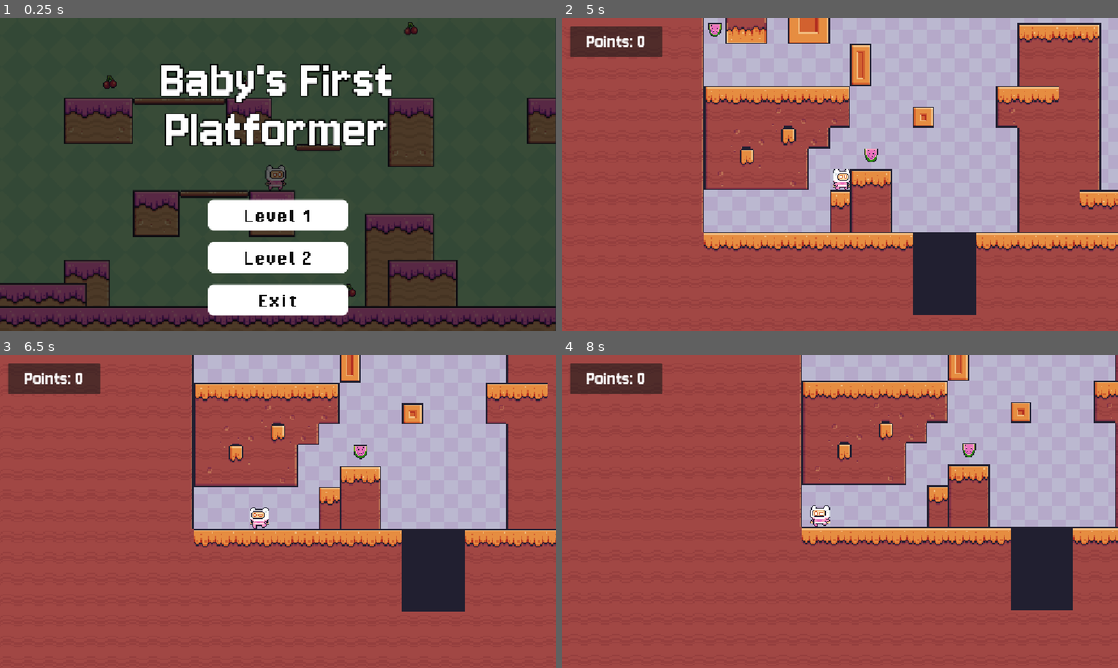
Above: before the commit, frames 1-4 (two rows, left to right).
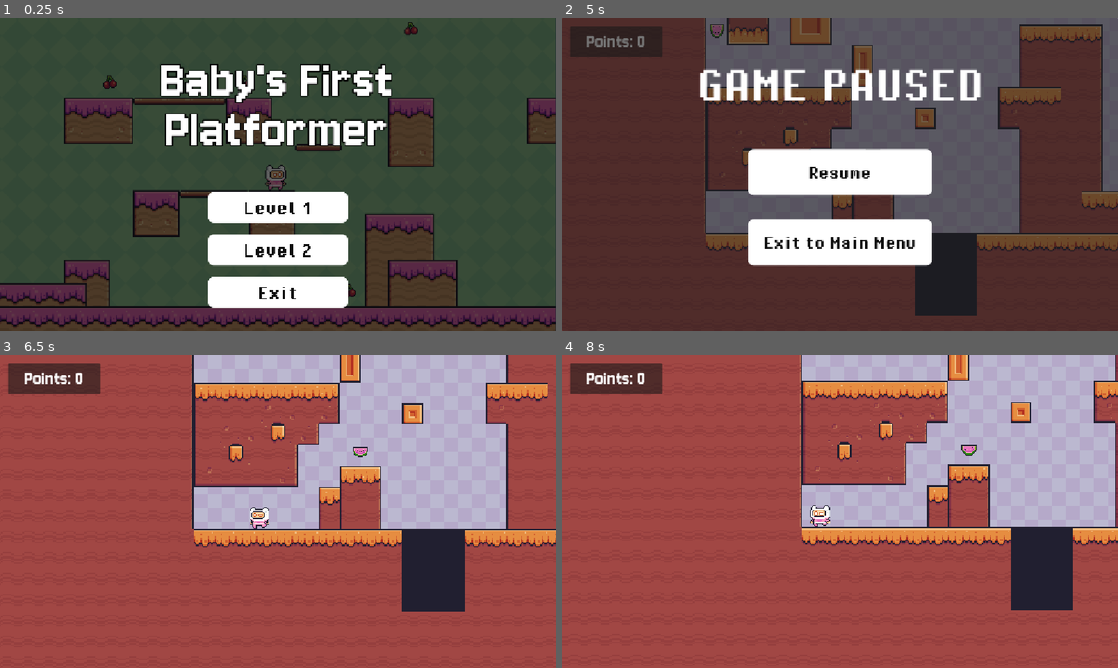
Above: after the commit, the same moments.

Repository: hanazzz/2d-platformer-game
Game: Godot game, scene res://scenes/menu/main_menu.tscn
Same seed, same stepped clock (60 frames per second), same inputs: the game is played once before the commit and once after it.
Inputs (mouse positions are in pixels of both pictures, inside the frame that each line leads up to):
- Up to frame 1 (0.25 s): no input
- Up to frame 2 (5 s): click "Level 2" at 0.5 s; hold Right (right) 1.28-2.78 s; tap Space (jump) at 1.52, 2.27, 3.77, 4.52 s; hold Left (left) 2.78-3.53 s; hold Right (right) from 3.53 s (still down); tap Escape (pause, bound only after the commit) at 4.9 s
- Up to frame 3 (6.5 s): release Right (right) at 5 s; click (278, 508) at 5 s, where only the run after the commit has a clickable "Resume"; hold Left (left) from 5.78 s (still down); tap Space (jump) at 6.02 s
- Up to frame 4 (8 s): release Left (left) at 6.53 s; hold Right (right) 6.53-7.28 s; hold Left (left) from 7.28 s (still down); tap Space (jump) at 7.52 s

The runs differ from the first frame. In frame 1, 4.6% of the frame differs, in the area x 37-63%, y 55-96%; in frame 2, 97%, in the area x 0-100%, y 0-100%; in frame 3, less than 0.1%; in frame 4, less than 0.1%.

Commit message:
Add pause menu logic and UI

Diff:
--- a/project.godot
+++ b/project.godot
@@ -53,6 +53,12 @@
 , Object(InputEventJoypadButton,"resource_local_to_scene":false,"resource_name":"","device":-1,"button_index":11,"pressure":0.0,"pressed":false,"script":null)
 ]
 }
+pause={
+"deadzone": 0.2,
+"events": [Object(InputEventKey,"resource_local_to_scene":false,"resource_name":"","device":-1,"window_id":0,"alt_pressed":false,"shift_pressed":false,"ctrl_pressed":false,"meta_pressed":false,"pressed":false,"keycode":0,"physical_keycode":4194305,"key_label":0,"unicode":0,"location":0,"echo":false,"script":null)
+, Object(InputEventJoypadButton,"resource_local_to_scene":false,"resource_name":"","device":-1,"button_index":6,"pressure":0.0,"pressed":false,"script":null)
+]
+}
 
 [physics]
 
--- a/scenes/levels/level1.tscn
+++ b/scenes/levels/level1.tscn
@@ -10,6 +10,8 @@
 [ext_resource type="PackedScene" uid="uid://sbxq1xbti2sh" path="res://scenes/game_objects/enemy_mushroom.tscn" id="7_d3jkd"]
 [ext_resource type="FontFile" uid="uid://bn0212nw3j40m" path="res://assets/menu/Jersey10-Regular.ttf" id="8_bbk5w"]
 [ext_resource type="Texture2D" uid="uid://04iomadu77a4" path="res://assets/game_elements/heart_health.png" id="9_conm7"]
+[ext_resource type="Script" uid="uid://ct47vjmb45rhm" path="res://scenes/levels/pause.gd" id="11_nfihu"]
+[ext_resource type="FontFile" uid="uid://bfm4pdj6ogqh0" path="res://assets/menu/PixelOperator-Bold.ttf" id="11_nkeig"]
 
 [sub_resource type="TileSetAtlasSource" id="TileSetAtlasSource_bbk5w"]
 texture = ExtResource("2_h2yge")
@@ -188,6 +190,36 @@
 atlas = ExtResource("9_conm7")
 region = Rect2(0, 0, 8, 8)
 
+[sub_resource type="StyleBoxFlat" id="StyleBoxFlat_nfihu"]
+bg_color = Color(1, 1, 1, 1)
+corner_radius_top_left = 12
+corner_radius_top_right = 12
+corner_radius_bottom_right = 12
+corner_radius_bottom_left = 12
+
+[sub_resource type="StyleBoxFlat" id="StyleBoxFlat_lgguw"]
+bg_color = Color(0.14044744, 0.14044744, 0.14044744, 1)
+corner_radius_top_left = 12
+corner_radius_top_right = 12
+corner_radius_bottom_right = 12
+corner_radius_bottom_left = 12
+
+[sub_resource type="StyleBoxFlat" id="StyleBoxFlat_jprdt"]
+bg_color = Color(0.88235295, 0.88235295, 0.88235295, 0.8627451)
+corner_radius_top_left = 12
+corner_radius_top_right = 12
+corner_radius_bottom_right = 12
+corner_radius_bottom_left = 12
+
+[sub_resource type="StyleBoxEmpty" id="StyleBoxEmpty_ps2vj"]
+
+[sub_resource type="StyleBoxFlat" id="StyleBoxFlat_sbmf2"]
+bg_color = Color(1, 1, 1, 1)
+corner_radius_top_left = 12
+corner_radius_top_right = 12
+corner_radius_bottom_right = 12
+corner_radius_bottom_left = 12
+
 [node name="Node" type="Node"]
 
 [node name="SceneObjects" type="Node" parent="."]
@@ -331,3 +363,79 @@
 layout_mode = 2
 texture = SubResource("AtlasTexture_d3jkd")
 expand_mode = 2
+
+[node name="Pause" type="Node" parent="UI"]
+script = ExtResource("11_nfihu")
+
+[node name="PauseMenu" type="Panel" parent="UI/Pause"]
+unique_name_in_owner = true
+visible = false
+anchors_preset = 15
+anchor_right = 1.0
+anchor_bottom = 1.0
+grow_horizontal = 2
+grow_vertical = 2
+
+[node name="GamePaused" type="Label" parent="UI/Pause/PauseMenu"]
+layout_mode = 1
+anchors_preset = 5
+anchor_left = 0.5
+anchor_right = 0.5
+offset_left = -202.5
+offset_top = 80.0
+offset_right = 202.5
+offset_bottom = 159.0
+grow_horizontal = 2
+theme_override_fonts/font = ExtResource("11_nkeig")
+theme_override_font_sizes/font_size = 112
+text = "GAME PAUSED"
+horizontal_alignment = 1
+vertical_alignment = 1
+
+[node name="VBoxContainer" type="VBoxContainer" parent="UI/Pause/PauseMenu"]
+layout_mode = 1
+anchors_preset = 8
+anchor_left = 0.5
+anchor_top = 0.5
+anchor_right = 0.5
+anchor_bottom = 0.5
+offset_left = -191.125
+offset_top = -52.0
+offset_right = 191.125
+offset_bottom = 188.0
+grow_horizontal = 2
+grow_vertical = 2
+theme_override_constants/separation = 50
+
+[node name="Resume" type="Button" parent="UI/Pause/PauseMenu/VBoxContainer"]
+process_mode = 3
+texture_filter = 1
+layout_mode = 2
+size_flags_vertical = 3
+theme_override_colors/font_color = Color(0.056291595, 0.056291595, 0.05629161, 1)
+theme_override_colors/font_hover_color = Color(0, 0, 0, 1)
+theme_override_fonts/font = ExtResource("11_nkeig")
+theme_override_font_sizes/font_size = 42
+theme_override_styles/normal = SubResource("StyleBoxFlat_nfihu")
+theme_override_styles/pressed = SubResource("StyleBoxFlat_lgguw")
+theme_override_styles/hover = SubResource("StyleBoxFlat_jprdt")
+theme_override_styles/focus = SubResource("StyleBoxEmpty_ps2vj")
+text = "Resume"
+
+[node name="ExitToMenu" type="Button" parent="UI/Pause/PauseMenu/VBoxContainer"]
+process_mode = 3
+texture_filter = 1
+layout_mode = 2
+size_flags_vertical = 3
+theme_override_colors/font_color = Color(0.056291595, 0.056291595, 0.05629161, 1)
+theme_override_colors/font_hover_color = Color(0, 0, 0, 1)
+theme_override_fonts/font = ExtResource("11_nkeig")
+theme_override_font_sizes/font_size = 42
+theme_override_styles/normal = SubResource("StyleBoxFlat_sbmf2")
+theme_override_styles/pressed = SubResource("StyleBoxFlat_lgguw")
+theme_override_styles/hover = SubResource("StyleBoxFlat_jprdt")
+theme_override_styles/focus = SubResource("StyleBoxEmpty_ps2vj")
+text = "Exit to Main Menu"
+
+[connection signal="pressed" from="UI/Pause/PauseMenu/VBoxContainer/Resume" to="UI/Pause" method="_on_resume_pressed"]
+[connection signal="pressed" from="UI/Pause/PauseMenu/VBoxContainer/ExitToMenu" to="UI/Pause" method="_on_exit_to_menu_pressed"]
--- a/scenes/levels/level2.tscn
+++ b/scenes/levels/level2.tscn
@@ -10,6 +10,8 @@
 [ext_resource type="Script" uid="uid://l00pnkmdjo74" path="res://scenes/game_objects/fall_area.gd" id="8_sqrei"]
 [ext_resource type="Script" uid="uid://c0c7mmwrubhnu" path="res://scenes/levels/game_manager.gd" id="9_yhrca"]
 [ext_resource type="FontFile" uid="uid://bn0212nw3j40m" path="res://assets/menu/Jersey10-Regular.ttf" id="10_4eecq"]
+[ext_resource type="Script" uid="uid://ct47vjmb45rhm" path="res://scenes/levels/pause.gd" id="11_8i1lk"]
+[ext_resource type="FontFile" uid="uid://bfm4pdj6ogqh0" path="res://assets/menu/PixelOperator-Bold.ttf" id="12_hgky1"]
 
 [sub_resource type="TileSetAtlasSource" id="TileSetAtlasSource_1bvp3"]
 texture = ExtResource("2_gycjm")
@@ -223,6 +225,36 @@
 
 [sub_resource type="WorldBoundaryShape2D" id="WorldBoundaryShape2D_76toy"]
 
+[sub_resource type="StyleBoxFlat" id="StyleBoxFlat_b4tpv"]
+bg_color = Color(1, 1, 1, 1)
+corner_radius_top_left = 12
+corner_radius_top_right = 12
+corner_radius_bottom_right = 12
+corner_radius_bottom_left = 12
+
+[sub_resource type="StyleBoxFlat" id="StyleBoxFlat_hkuam"]
+bg_color = Color(0.14044744, 0.14044744, 0.14044744, 1)
+corner_radius_top_left = 12
+corner_radius_top_right = 12
+corner_radius_bottom_right = 12
+corner_radius_bottom_left = 12
+
+[sub_resource type="StyleBoxFlat" id="StyleBoxFlat_f3b2k"]
+bg_color = Color(0.88235295, 0.88235295, 0.88235295, 0.8627451)
+corner_radius_top_left = 12
+corner_radius_top_right = 12
+corner_radius_bottom_right = 12
+corner_radius_bottom_left = 12
+
+[sub_resource type="StyleBoxEmpty" id="StyleBoxEmpty_sqrei"]
+
+[sub_resource type="StyleBoxFlat" id="StyleBoxFlat_yhrca"]
+bg_color = Color(1, 1, 1, 1)
+corner_radius_top_left = 12
+corner_radius_top_right = 12
+corner_radius_bottom_right = 12
+corner_radius_bottom_left = 12
+
 [node name="Node" type="Node"]
 
 [node name="SceneObjects" type="Node" parent="."]
@@ -315,4 +347,79 @@
 horizontal_alignment = 1
 vertical_alignment = 1
 
+[node name="Pause" type="Node" parent="UI"]
+script = ExtResource("11_8i1lk")
+
+[node name="PauseMenu" type="Panel" parent="UI/Pause"]
+unique_name_in_owner = true
+visible = false
+anchors_preset = 15
+anchor_right = 1.0
+anchor_bottom = 1.0
+grow_horizontal = 2
+grow_vertical = 2
+
+[node name="GamePaused" type="Label" parent="UI/Pause/PauseMenu"]
+layout_mode = 1
+anchors_preset = 5
+anchor_left = 0.5
+anchor_right = 0.5
+offset_left = -202.5
+offset_top = 80.0
+offset_right = 202.5
+offset_bottom = 159.0
+grow_horizontal = 2
+theme_override_fonts/font = ExtResource("12_hgky1")
+theme_override_font_sizes/font_size = 112
+text = "GAME PAUSED"
+horizontal_alignment = 1
+vertical_alignment = 1
+
+[node name="VBoxContainer" type="VBoxContainer" parent="UI/Pause/PauseMenu"]
+layout_mode = 1
+anchors_preset = 8
+anchor_left = 0.5
+anchor_top = 0.5
+anchor_right = 0.5
+anchor_bottom = 0.5
+offset_left = -191.125
+offset_top = -52.0
+offset_right = 191.125
+offset_bottom = 188.0
+grow_horizontal = 2
+grow_vertical = 2
+theme_override_constants/separation = 50
+
+[node name="Resume" type="Button" parent="UI/Pause/PauseMenu/VBoxContainer"]
+process_mode = 3
+texture_filter = 1
+layout_mode = 2
+size_flags_vertical = 3
+theme_override_colors/font_color = Color(0.056291595, 0.056291595, 0.05629161, 1)
+theme_override_colors/font_hover_color = Color(0, 0, 0, 1)
+theme_override_fonts/font = ExtResource("12_hgky1")
+theme_override_font_sizes/font_size = 42
+theme_override_styles/normal = SubResource("StyleBoxFlat_b4tpv")
+theme_override_styles/pressed = SubResource("StyleBoxFlat_hkuam")
+theme_override_styles/hover = SubResource("StyleBoxFlat_f3b2k")
+theme_override_styles/focus = SubResource("StyleBoxEmpty_sqrei")
+text = "Resume"
+
+[node name="ExitToMenu" type="Button" parent="UI/Pause/PauseMenu/VBoxContainer"]
+process_mode = 3
+texture_filter = 1
+layout_mode = 2
+size_flags_vertical = 3
+theme_override_colors/font_color = Color(0.056291595, 0.056291595, 0.05629161, 1)
+theme_override_colors/font_hover_color = Color(0, 0, 0, 1)
+theme_override_fonts/font = ExtResource("12_hgky1")
+theme_override_font_sizes/font_size = 42
+theme_override_styles/normal = SubResource("StyleBoxFlat_yhrca")
+theme_override_styles/pressed = SubResource("StyleBoxFlat_hkuam")
+theme_override_styles/hover = SubResource("StyleBoxFlat_f3b2k")
+theme_override_styles/focus = SubResource("StyleBoxEmpty_sqrei")
+text = "Exit to Main Menu"
+
 [connection signal="body_entered" from="SceneObjects/FallArea" to="SceneObjects/FallArea" method="_on_body_entered"]
+[connection signal="pressed" from="UI/Pause/PauseMenu/VBoxContainer/Resume" to="UI/Pause" method="_on_resume_pressed"]
+[connection signal="pressed" from="UI/Pause/PauseMenu/VBoxContainer/ExitToMenu" to="UI/Pause" method="_on_exit_to_menu_pressed"]
--- /dev/null
+++ b/scenes/levels/pause.gd
@@ -0,0 +1,28 @@
+extends Node
+
+@onready var pause_menu: Panel = %PauseMenu
+
+# Called when the node enters the scene tree for the first time.
+func _ready() -> void:
+	pass # Replace with function body.
+
+
+# Called every frame. 'delta' is the elapsed time since the previous frame.
+func _process(delta: float) -> void:
+	# Check if pause button pressed
+	var pause_pressed = Input.is_action_just_pressed("pause")
+	# If pressed, then show pause game and show pause menu
+	if pause_pressed == true:
+		get_tree().paused = true
+		pause_menu.show()
+
+
+# When player clicks resume, hide pause menu and resume game
+func _on_resume_pressed() -> void:
+	pause_menu.hide()
+	get_tree().paused = false
+
+
+func _on_exit_to_menu_pressed() -> void:
+	get_tree().paused = false
+	get_tree().change_scene_to_file("res://scenes/menu/main_menu.tscn")
--- a/scenes/menu/main_menu.tscn
+++ b/scenes/menu/main_menu.tscn
@@ -81,9 +81,9 @@
 anchor_right = 0.5
 anchor_bottom = 0.5
 offset_left = -145.0
-offset_top = 52.0
+offset_top = 36.0
 offset_right = 145.0
-offset_bottom = 292.0
+offset_bottom = 276.0
 grow_horizontal = 2
 grow_vertical = 2
 theme_override_constants/separation = 24
Not shown: 1 places in scenes/levels/level1.tscn that only renumber resources
Not shown: 1 places in scenes/levels/level2.tscn that only renumber resources
Not shown, added: scenes/levels/pause.gd.uid
